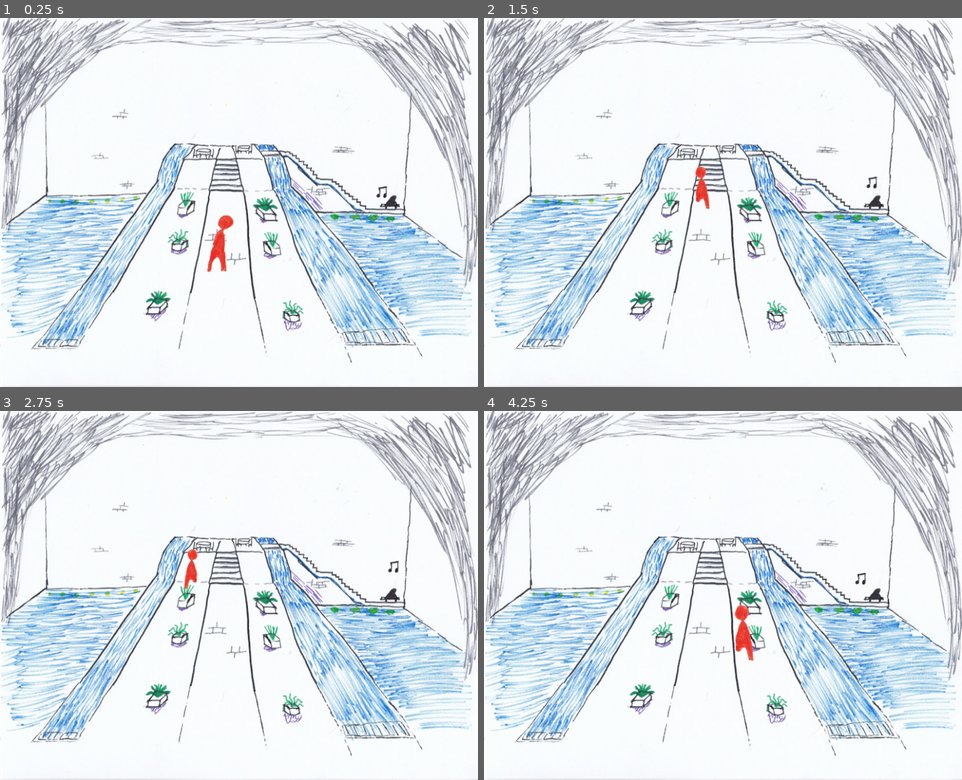
Above: before the commit, frames 1-4 (two rows, left to right).
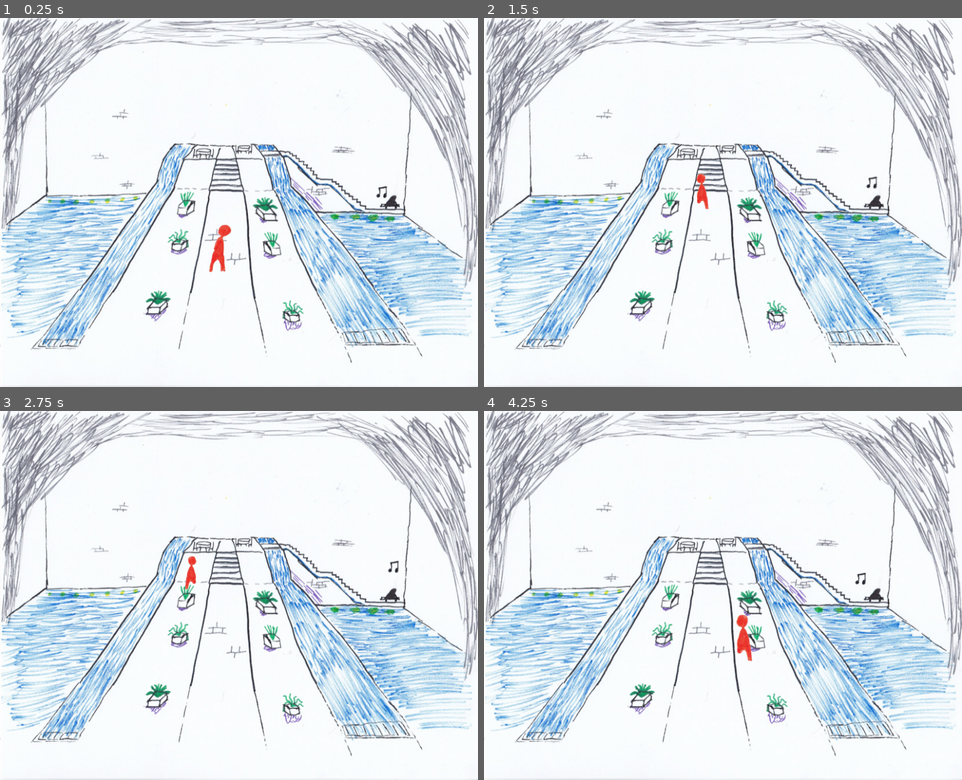
Above: after the commit, the same moments.

Repository: Swepedia/Flatgame
Game: Godot game, scene res://Entrance.tscn
Same seed, same stepped clock (60 frames per second), same inputs: the game is played once before the commit and once after it.
Inputs (mouse positions are in pixels of both pictures, inside the frame that each line leads up to):
- Up to frame 1 (0.25 s): no input
- Up to frame 2 (1.5 s): move the mouse to (708, 113) at 0.52 s; click (708, 113) at 0.67 s; move the mouse to (627, 220) at 1.27 s; click (627, 220) at 1.42 s
- Up to frame 3 (2.75 s): move the mouse to (286, 514) at 2.02 s; click (286, 514) at 2.17 s
- Up to frame 4 (4.25 s): move the mouse to (699, 669) at 2.77 s; click (699, 669) at 2.92 s; move the mouse to (866, 650) at 3.52 s; click (866, 650) at 3.67 s

The runs differ from the first frame. In frame 1, 0.3% of the frame differs, in the area x 43-49%, y 53-69%; in frame 2, 0.2%; in frame 3, 0.1%; in frame 4, 0.3%.

Commit message:
Adjust player distance scaling

Diff:
--- a/Scripts/Player.gd
+++ b/Scripts/Player.gd
@@ -9,7 +9,7 @@
 
 func _process(delta):
 	var y_coord = self.position.y
-	scale = Vector2(y_coord / 500, y_coord / 500)
+	scale = Vector2(y_coord / 600, y_coord / 600)
 	speed = pow(y_coord, 2) / 1000
 
 	var distance_to_walk = speed * delta
